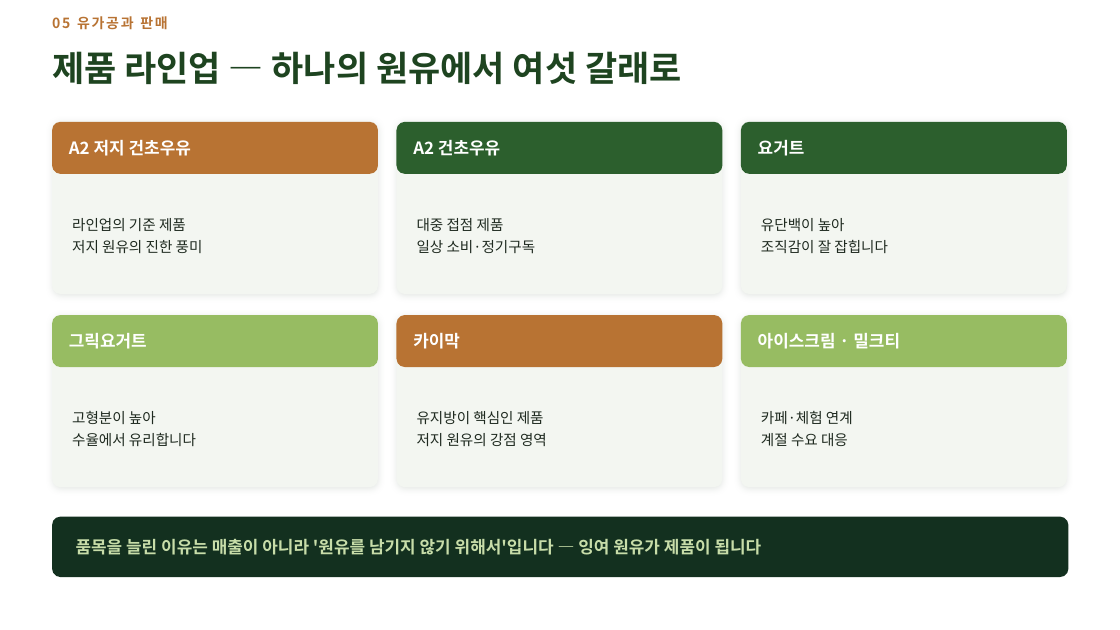
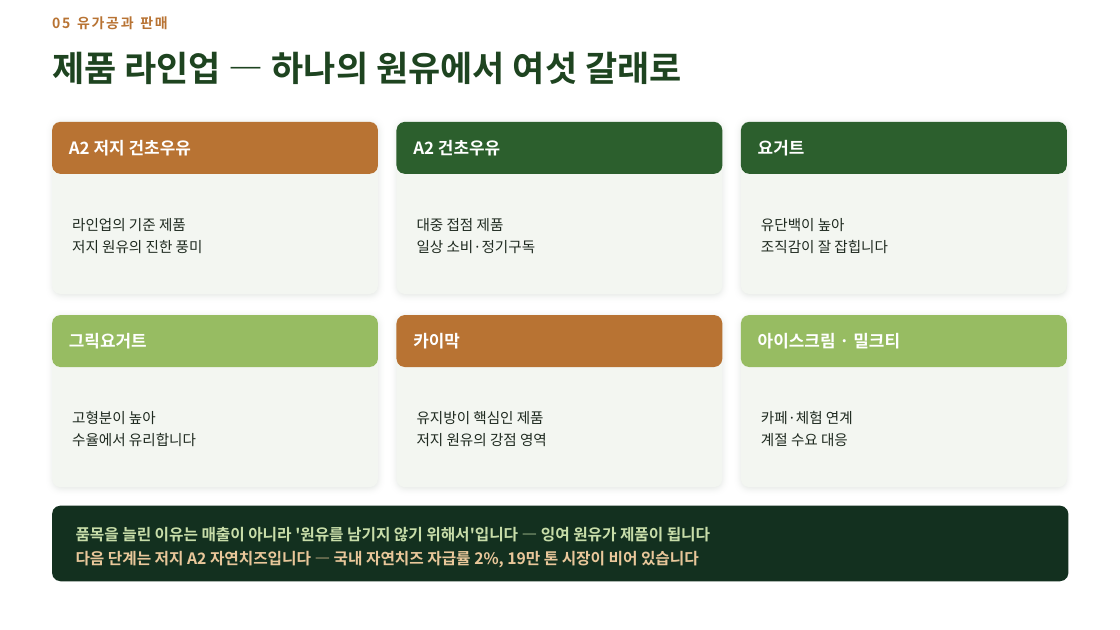
Before and after one commit to hhj3150/Dr-Ha--agent, a slide deck: slide 35 of deliverables/2026-08-10-nias-seminar/저지종_유가공목장_운영_현장사례.pptx. Drawn at 1120x630 pixels with LibreOffice and Linux fonts; fonts in the diff are those of the drawing. Boxes give left, top, right and bottom in pixels: in the first picture for what was removed or moved away, otherwise in the second. Text is boxed around its words. In the diff, an @@ line names an element or a change of style, - is before the commit and + after.

```diff
--- a/deliverables/2026-08-10-nias-seminar/저지종_유가공목장_운영_현장사례.pptx
+++ b/deliverables/2026-08-10-nias-seminar/저지종_유가공목장_운영_현장사례.pptx
@@ rounded rectangle: place and size @@
-rounded rectangle at [52, 517, 1069, 577]
+rounded rectangle at [52, 506, 1069, 581]
@@ rounded rectangle at [52, 506, 1069, 581]: proportions changed @@
@@ text "품목을 늘린 이유는 매출이 아니라 ...": place and size @@
-text "품목을 늘린 이유는 매출이 아니라 ..." at [76, 539, 762, 555]
+text "품목을 늘린 이유는 매출이 아니라 ..." at [76, 527, 710, 567]
@@ text at [76, 527, 710, 542]: size 14.5 to 13.5 pt in "품목을 늘린 이유는 매출이 아니라 '원유를 남기지 ..."; line spacing 1 to 21pt @@
@@ text at [76, 550, 699, 567]: paragraph added @@
+다음 단계는 저지 A2 자연치즈입니다 — 국내 자연치즈 자급률 2%, 19만 톤 시장이 비어 있습니다
```
Also in this commit, not shown: 3 other slides changed, 4 slides added, 2 slides removed, 5 other files.
